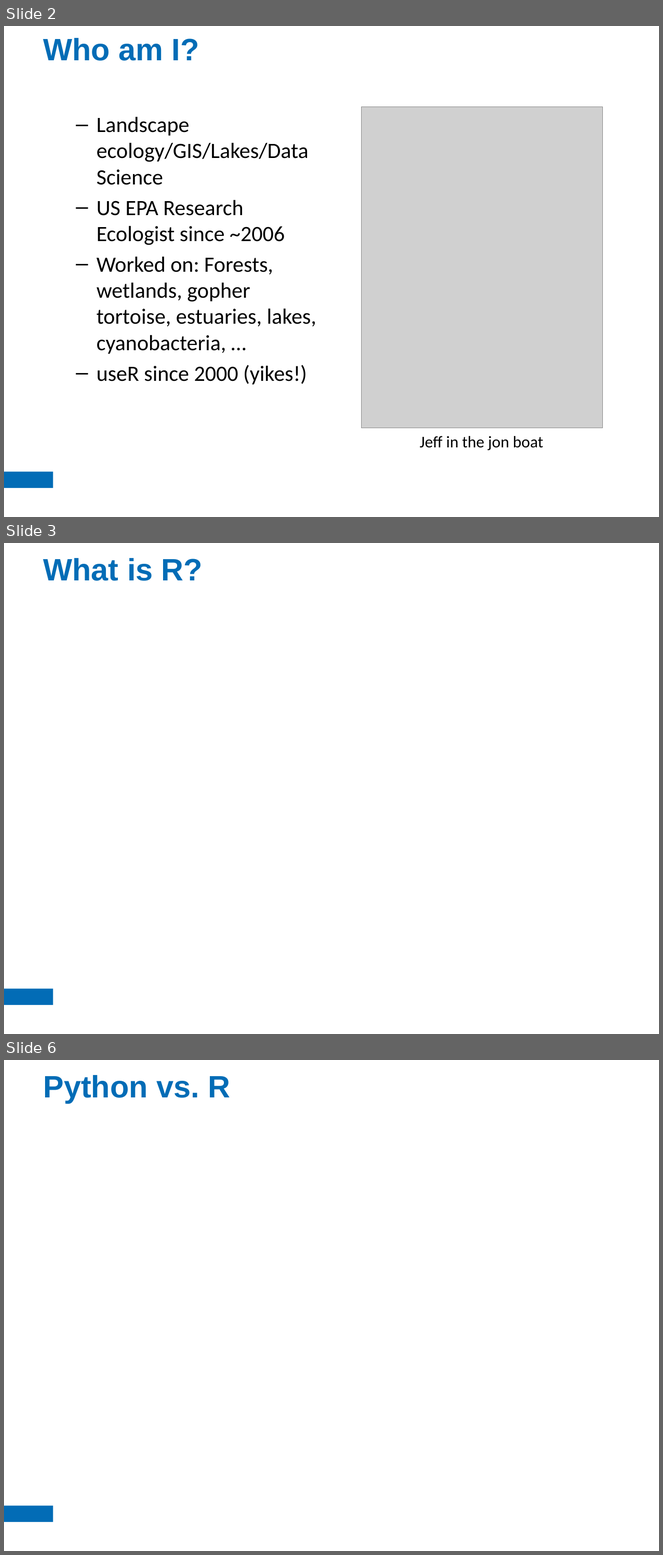
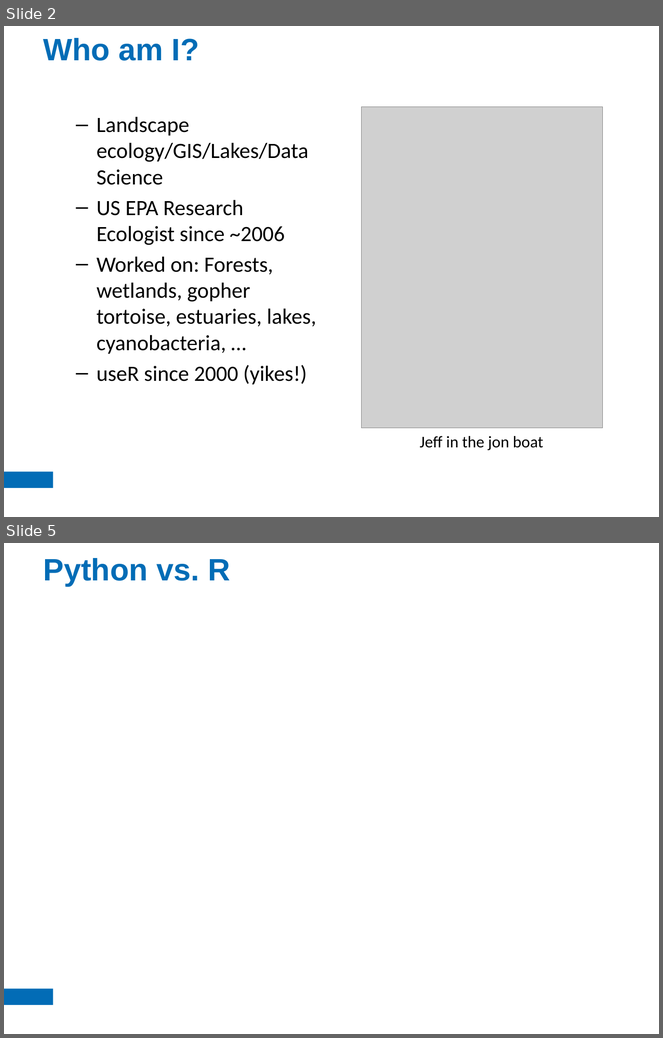
Before and after one commit to jhollist/eln_r_talk, a slide deck: eln_intro_r.pptx. Shown one above the other, each under a label of ours: slides 2, 3 and 6 before the commit, slides 2 and 5 after it; the slides between them are not shown. The pictures are 663x1555 and 663x1038 pixels, drawn with LibreOffice and Linux fonts; fonts in the diff are those of the drawing; grey boxes stand for pictures. Boxes give left, top, right and bottom in pixels: in the first picture for what was removed or moved away, otherwise in the second. Text is boxed around its words. In the diff, an @@ line names an element or a change of style, - is before the commit and + after.

```diff
--- a/eln_intro_r.pptx
+++ b/eln_intro_r.pptx
@@ slide 3 removed at (x1=4, y1=543, x2=659, y2=1034), background #FFFFFF; not listed: 1 template element that a slide beside it also shows @@
@@ title removed at (x1=43, y1=558, x2=203, y2=581) @@
-What is R?
@@ what was slide 6 is now slide 5 @@
```
Also in this commit, not shown: 3 slides added, 2 other slides removed, 7 other files.
